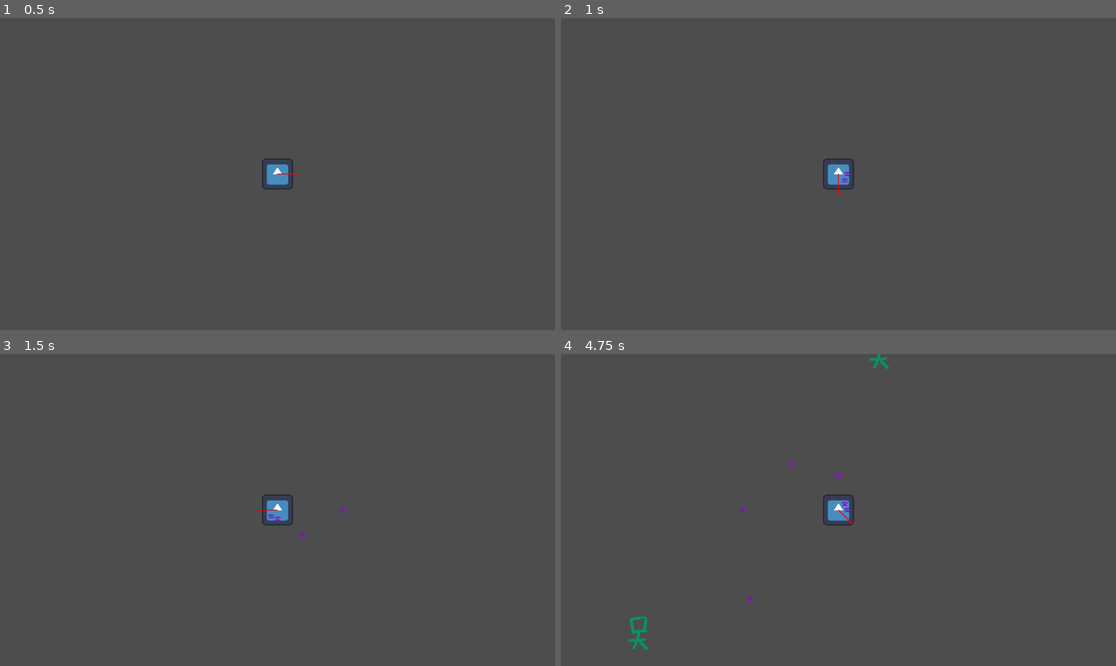
Above: before the commit, frames 1-4 (two rows, left to right).
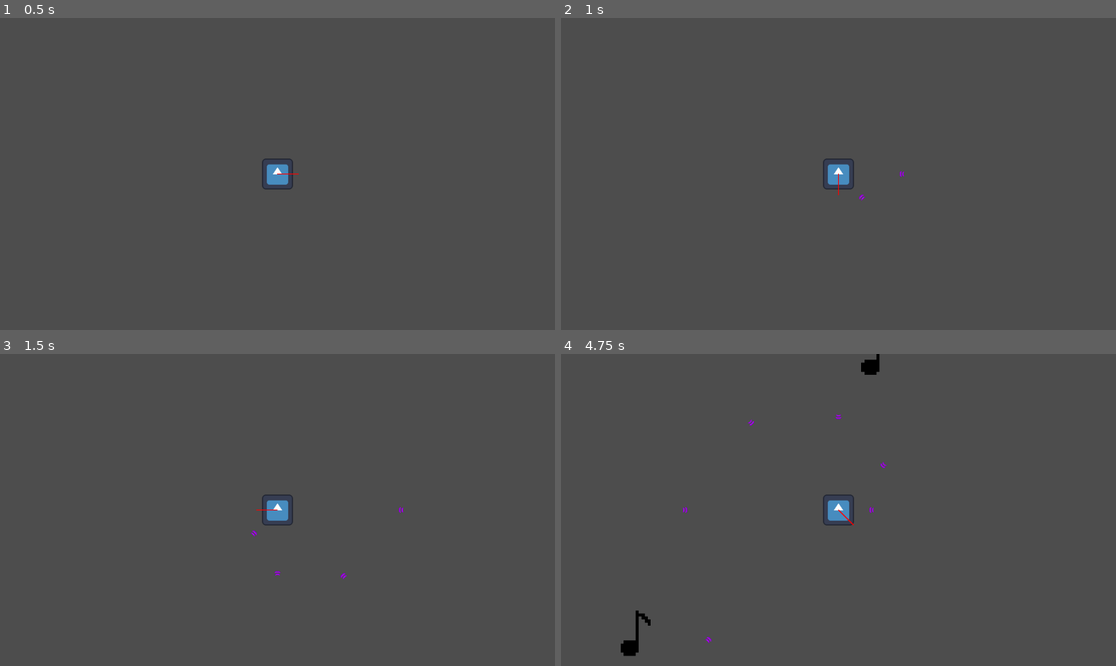
Above: after the commit, the same moments.

Repository: SeriousGuy888/MetronomeTowerDefenceGame
Game: Godot game, scene res://scenes/main.tscn
Same seed, same stepped clock (60 frames per second), same inputs: the game is played once before the commit and once after it. The engine's default icon, where the game draws it, is replaced by a stand-in: a white triangle on a blue panel in a dark square.
Inputs:
- Up to frame 1 (0.5 s): no input
- Up to frame 2 (1 s): no input
- Up to frame 3 (1.5 s): no input
- Up to frame 4 (4.75 s): no input

Frame 1 is identical in both runs. In frame 2, less than 0.1% of the frame differs, in the area x 50-62%, y 48-59%; in frame 3, less than 0.1%; in frame 4, 0.7%, in the area x 10-60%, y 0-97%.

Commit message:
Add music note asset and update enemy texture reference

Diff:
--- a/scenes/bullet.gd
+++ b/scenes/bullet.gd
@@ -14,7 +14,7 @@
 
 func _process(delta) -> void:
 	translate(direction * 250 * delta)
-
+	look_at(direction)
 	# temporary way to delete bullets once they're far away
 	if abs(position.x) > 2000 || abs(position.y) > 2000:
 		queue_free()
--- a/scenes/bullet.tscn
+++ b/scenes/bullet.tscn
@@ -12,6 +12,7 @@
 
 [node name="sprite" type="Sprite2D" parent="."]
 texture_filter = 1
+rotation = 1.5708
 texture = ExtResource("1_v7oki")
 
 [node name="CollisionShape2D" type="CollisionShape2D" parent="."]
--- a/scenes/enemy.tscn
+++ b/scenes/enemy.tscn
@@ -1,6 +1,6 @@
 [gd_scene load_steps=4 format=3 uid="uid://brx4osyxy8w0t"]
 
-[ext_resource type="Texture2D" uid="uid://4uffg68amuhn" path="res://assets/enemy.png" id="1_7p1mj"]
+[ext_resource type="Texture2D" uid="uid://d3jlkvi2u272i" path="res://assets/music_note.png" id="1_7p1mj"]
 
 [sub_resource type="GDScript" id="GDScript_7p1mj"]
 script/source = "extends Area2D
@@ -24,8 +24,9 @@
 script = SubResource("GDScript_7p1mj")
 
 [node name="Sprite2D" type="Sprite2D" parent="."]
-scale = Vector2(0.5, 0.5)
+scale = Vector2(0.0626249, 0.0626249)
 texture = ExtResource("1_7p1mj")
+hframes = 5
 
 [node name="CollisionShape2D" type="CollisionShape2D" parent="."]
 shape = SubResource("RectangleShape2D_7p1mj")
Binary file added: assets/music_note.png
Not shown, added: assets/music_note.png.import
